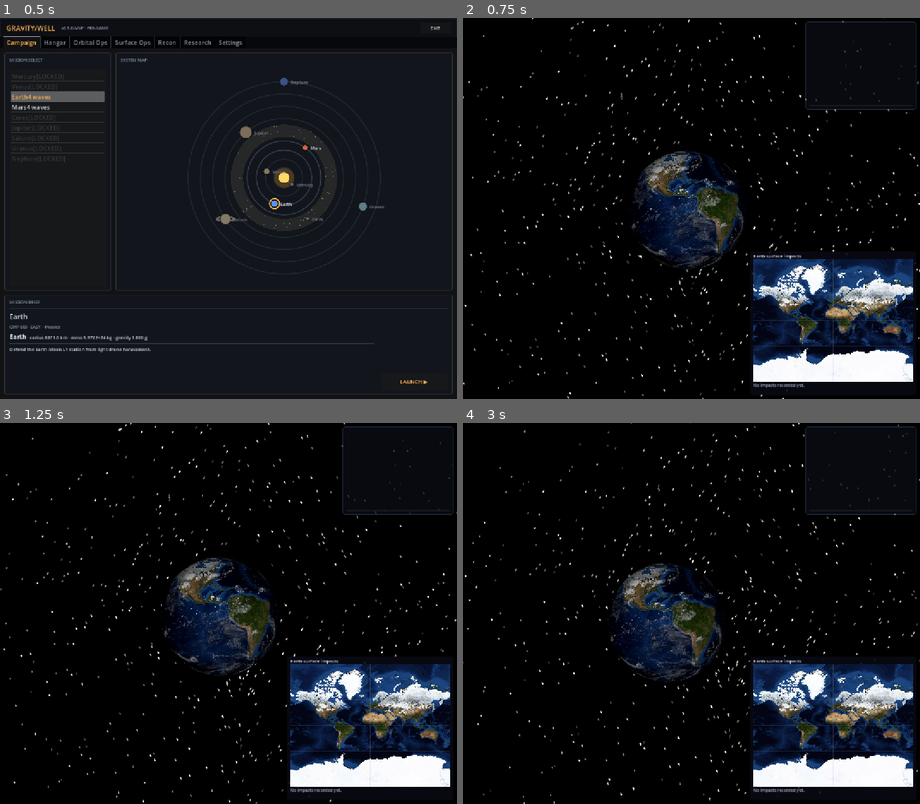
Above: before the commit, frames 1-4 (two rows, left to right).
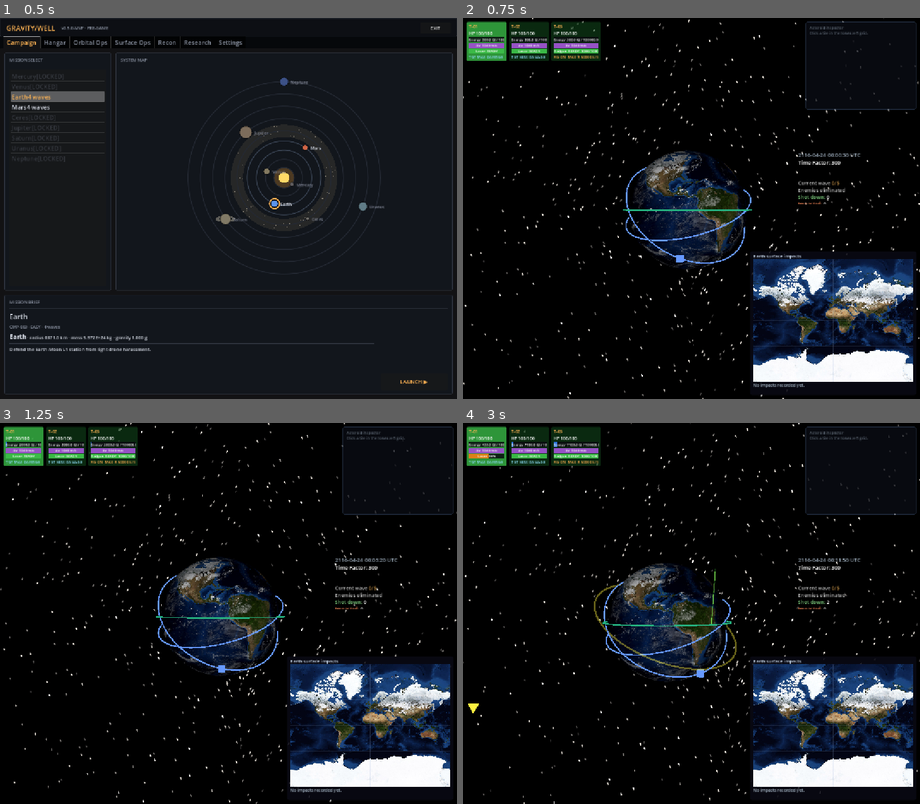
Above: after the commit, the same moments.

Repository: mellenburg/game
Game: Godot game, scene res://scenes/menu.tscn
Two runs of this game, one before a commit and one after it. Both use one fixed random seed, a clock stepped at 60 frames per second and the inputs below.
Inputs (mouse positions are in pixels of both pictures, inside the frame that each line leads up to):
- Up to frame 1 (0.5 s): no input
- Up to frame 2 (0.75 s): click "LAUNCH ▶" at 0.5 s
- Up to frame 3 (1.25 s): no input
- Up to frame 4 (3 s): tap A (move_left) at 1.25, 2, 2.75 s; drag from (577, 651) to (737, 529) at 1.27 s; drag from (600, 632) to (668, 689) at 2.02 s; move the mouse to (737, 529) at 2.77 s; hold D (move_right) from 2.78 s (still down); tap B (add_enemies) at 2.85 s

Frame 1 is identical in both runs. In frame 2, 3.6% of the frame differs, in the area x 0-89%, y 0-65%; in frame 3, 3.6%; in frame 4, 3.9%, in the area x 0-89%, y 0-77%.
Error before the commit: Parse Error: Too many arguments for "get()" call. Expected at most 1 but received 2. (res://scripts/spawn_director.gd:1022)

Commit message:
Fix Object.get() called with two args (compile error -> null spawn_director)
Object.get(property) takes one argument; Dictionary.get(key, default)
takes two. Passing a default to Object.get() was a compile-time error
in strict mode, which caused SpawnDirector.new() to fail, aborting
_ready() before CombatController was created and leaving both null.

Replace the two-arg calls with single-arg Object.get() + null check so
the satellite default is preserved when the property isn't present.

https://claude.ai/code/session_01MUvdYkg9kaT8maSnz76vPP

Diff:
--- a/godot/scripts/spawn_director.gd
+++ b/godot/scripts/spawn_director.gd
@@ -1012,18 +1012,34 @@
 # Copy PlayerLoadout's breakup knobs onto a freshly created asteroid /
 # decaying-enemy satellite. Falls back to the satellite defaults when
 # the autoload isn't present (standalone scene launch without the menu).
+# Copy PlayerLoadout's breakup knobs onto a freshly created asteroid /
+# decaying-enemy satellite. Falls back to the satellite defaults when
+# the autoload isn't present (standalone scene launch without the menu).
 func _apply_breakup_settings(sat: Satellite) -> void:
 	var tree := get_tree()
 	if tree == null:
 		return
-	var loadout := tree.root.get_node_or_null("PlayerLoadout")
+	var loadout: Node = tree.root.get_node_or_null("PlayerLoadout")
 	if loadout == null:
 		return
-	sat.breakup_threshold = float(loadout.get("asteroid_breakup_threshold", sat.breakup_threshold))
-	sat.breakup_chance = float(loadout.get("asteroid_breakup_chance", sat.breakup_chance))
-	sat.breakup_children_min = int(loadout.get("asteroid_breakup_children_min", sat.breakup_children_min))
-	sat.breakup_children_max = int(loadout.get("asteroid_breakup_children_max", sat.breakup_children_max))
-	sat.breakup_deflection_deg = float(loadout.get("asteroid_breakup_deflection_deg", sat.breakup_deflection_deg))
+	# Access properties via Object.get() (single-argument form) and
+	# fall back to the satellite's own default when the property returns
+	# null (e.g. older save / standalone launch without the autoload).
+	var threshold = loadout.get("asteroid_breakup_threshold")
+	if threshold != null:
+		sat.breakup_threshold = float(threshold)
+	var chance = loadout.get("asteroid_breakup_chance")
+	if chance != null:
+		sat.breakup_chance = float(chance)
+	var cmin = loadout.get("asteroid_breakup_children_min")
+	if cmin != null:
+		sat.breakup_children_min = int(cmin)
+	var cmax = loadout.get("asteroid_breakup_children_max")
+	if cmax != null:
+		sat.breakup_children_max = int(cmax)
+	var defl = loadout.get("asteroid_breakup_deflection_deg")
+	if defl != null:
+		sat.breakup_deflection_deg = float(defl)
 
 
 func _random_unit_vector() -> Vector3:
